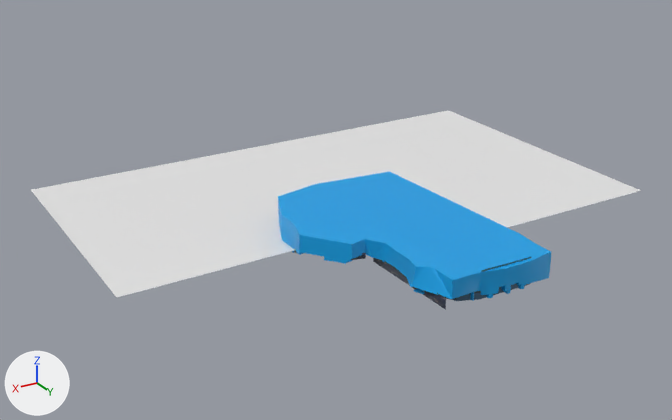
The Blender file data/levels/monaco/blender files/monaco_overhaul7 (gonza).blend as it was, and as the next commit left it.
The view is the same before and after, from a 50 mm lens placed at (86669.0, 118650.0, 71925.0), pointed at (85.0, -25657.0, -228.0). Arrows for +X, +Y and +Z are at lower left; the lights stay in place. The older version comes first.

In view in the first picture: 'distant stuff', 'sky', 'water'.
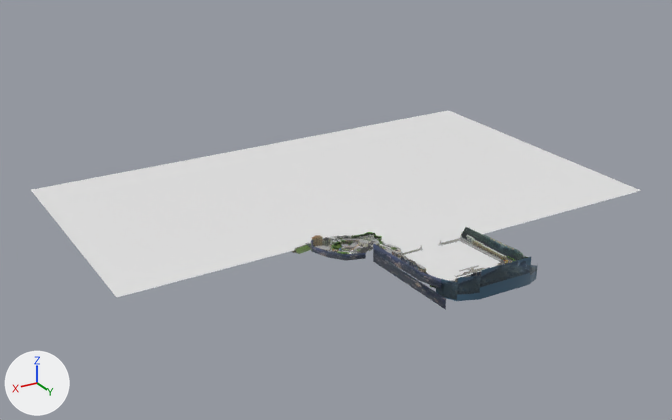
Where the change shows, as pixel boxes [x1, y1, x2, y2] in the pictures (672 x 420 px):
```json
{"object": "sky", "change": "hidden", "before": [278, 171, 552, 301], "on screen": "blue"}
{"object": "distant stuff", "change": "unchanged, uncovered by the edit", "before": [351, 253, 531, 310], "after": [311, 240, 537, 310]}
{"object": "map", "change": "unchanged, uncovered by the edit", "after": [294, 234, 513, 283]}
```

Edits to the scene script, one JSON object a line:
```json
{"op": "add", "block": "ob_sky", "code": "ob_sky.hide_set(True)"}
```
